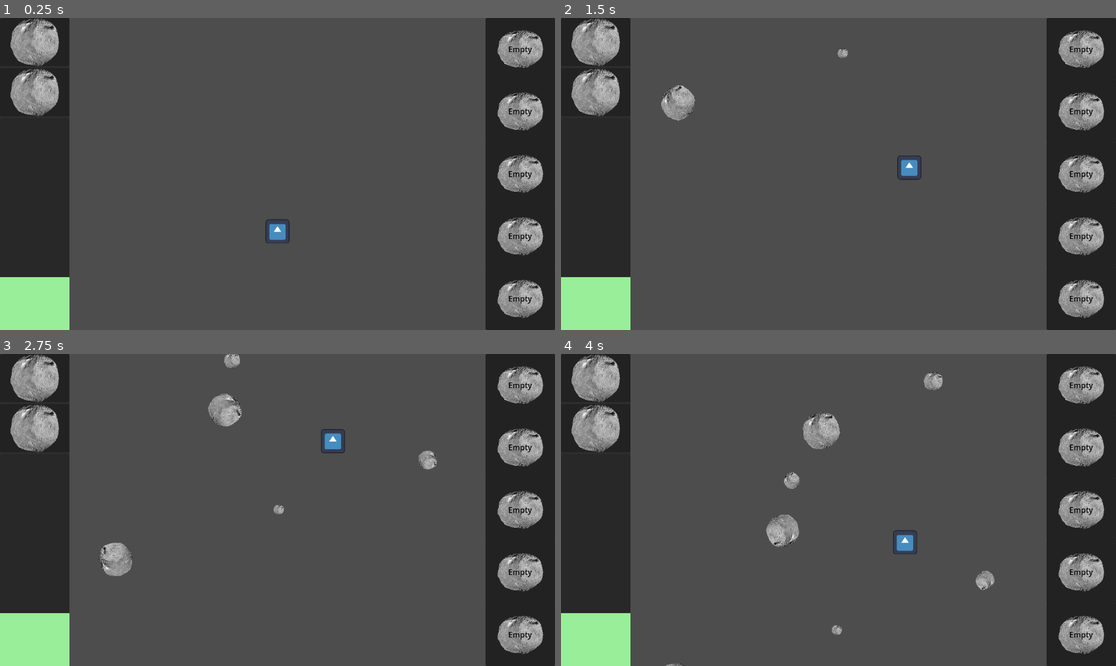
Above: before the commit, frames 1-4 (two rows, left to right).
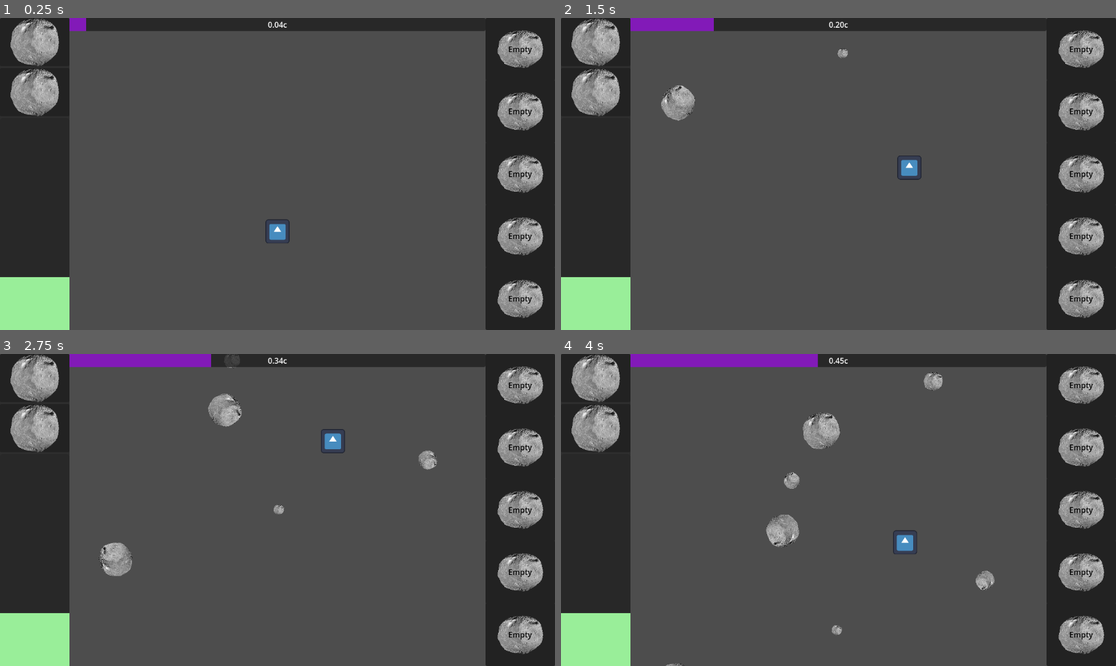
Above: after the commit, the same moments.

Repository: DigitsCodeCompendium/game.MJ198
Game: Godot game, scene res://scenes/game.tscn
The game is run twice, just before and just after one commit, with the same random seed, the same clock (stepped at 60 frames per second) and the same inputs. The engine's default icon, where the game draws it, is replaced by a stand-in: a white triangle on a blue panel in a dark square.
Inputs (mouse positions are in pixels of both pictures, inside the frame that each line leads up to):
- Up to frame 1 (0.25 s): no input
- Up to frame 2 (1.5 s): move the mouse to (960, 158) at 0.52 s; hold ` (discard_module_pending) 0.53-1.28 s; move the mouse to (727, 189) at 1.27 s; tap A (power_down_module_1) at 1.35 s
- Up to frame 3 (2.75 s): move the mouse to (333, 441) at 2.02 s; tap S (power_down_module_2) at 2.1 s
- Up to frame 4 (4 s): move the mouse to (810, 572) at 2.77 s; tap D (power_down_module_3) at 2.85 s; move the mouse to (1005, 556) at 3.52 s; tap F (power_down_module_4) at 3.6 s

The runs differ from the first frame. In frame 1, 3.2% of the frame differs, in the area x 12-88%, y 0-5%; in frame 2, 3.2%; in frame 3, 3.2%; in frame 4, 3.2%.

Commit message:
Implemented speed progress bar

Diff:
--- a/scenes/speed_control.gd
+++ b/scenes/speed_control.gd
@@ -21,3 +21,4 @@
 # Called every frame. 'delta' is the elapsed time since the previous frame.
 func _process(delta):
 	linear_speed += linear_acceleration * delta
+	UiEventBus.emit_signal("current_speed",get_speed_display())
--- a/scenes/user_interface/ui_event_bus.gd
+++ b/scenes/user_interface/ui_event_bus.gd
@@ -4,3 +4,4 @@
 signal module_updated(slot:int, module:BaseModule)
 signal weapon_updated(weapon)
 signal engine_updated(engine)
+signal current_speed(speed:String)
--- a/scenes/user_interface/user_interface.gd
+++ b/scenes/user_interface/user_interface.gd
@@ -3,11 +3,13 @@
 @onready var weapon_icon = get_node("%Weapon")
 @onready var engine_icon = get_node("%Engine")
 @onready var free_power_bar = get_node("%ReactorPower")
+@onready var speed_label = get_node("%SpeedLabel")
+@onready var speed_bar = get_node("%SpeedProgressBar")
 
 # Called when the node enters the scene tree for the first time.
 func _ready() -> void:
 	UiEventBus.connect("reactor_updated",_on_power_changed)
-	pass
+	UiEventBus.connect("current_speed",_on_speed_update)
 
 # Called every frame. 'delta' is the elapsed time since the previous frame.
 func _process(delta: float) -> void:
@@ -15,3 +17,7 @@
 
 func _on_power_changed(curent_max_power:int,free_power:int):
 	free_power_bar.value = free_power
+
+func _on_speed_update(speed_str:String):
+	speed_label.text = speed_str
+	speed_bar.value = int(float(speed_str)*100)
--- a/scenes/user_interface/user_interface.tscn
+++ b/scenes/user_interface/user_interface.tscn
@@ -1,12 +1,15 @@
-[gd_scene load_steps=6 format=3 uid="uid://bw2b7f2rjeelw"]
+[gd_scene load_steps=7 format=3 uid="uid://bw2b7f2rjeelw"]
 
 [ext_resource type="Script" uid="uid://c7jscs4fk2o1y" path="res://scenes/user_interface/user_interface.gd" id="1_jbsfc"]
 [ext_resource type="PackedScene" uid="uid://berc3u26dbt5n" path="res://scenes/user_interface/wep_eng_module.tscn" id="1_l2bgj"]
-[ext_resource type="PackedScene" uid="uid://b54uo5otbvimt" path="res://scenes/user_interface/module.tscn" id="2_l2bgj"]
+[ext_resource type="PackedScene" uid="uid://dbb5ocp6biqt" path="res://scenes/user_interface/module.tscn" id="2_l2bgj"]
 [ext_resource type="Script" uid="uid://dwvnnvbrxba58" path="res://scenes/user_interface/modules.gd" id="2_y1h3b"]
 
 [sub_resource type="StyleBoxFlat" id="StyleBoxFlat_iywne"]
 bg_color = Color(0.6, 0.93333334, 0.6, 1)
+
+[sub_resource type="StyleBoxFlat" id="StyleBoxFlat_2dtu1"]
+bg_color = Color(0.5086386, 0.10218536, 0.72161824, 1)
 
 [node name="Control" type="Control"]
 z_index = -1
@@ -82,3 +85,36 @@
 
 [node name="Module5" parent="RightPanel/Modules" instance=ExtResource("2_l2bgj")]
 layout_mode = 2
+
+[node name="PanelContainer" type="PanelContainer" parent="."]
+layout_mode = 1
+anchors_preset = -1
+anchor_left = 0.125
+anchor_right = 0.875
+offset_bottom = 27.0
+grow_horizontal = 2
+
+[node name="SpeedProgressBar" type="ProgressBar" parent="PanelContainer"]
+unique_name_in_owner = true
+layout_mode = 2
+size_flags_vertical = 1
+theme_override_styles/fill = SubResource("StyleBoxFlat_2dtu1")
+show_percentage = false
+
+[node name="SpeedLabel" type="Label" parent="PanelContainer/SpeedProgressBar"]
+unique_name_in_owner = true
+layout_mode = 1
+anchors_preset = 8
+anchor_left = 0.5
+anchor_top = 0.5
+anchor_right = 0.5
+anchor_bottom = 0.5
+offset_left = -20.0
+offset_top = -11.5
+offset_right = 20.0
+offset_bottom = 11.5
+grow_horizontal = 2
+grow_vertical = 2
+text = "ttest"
+horizontal_alignment = 1
+vertical_alignment = 1
